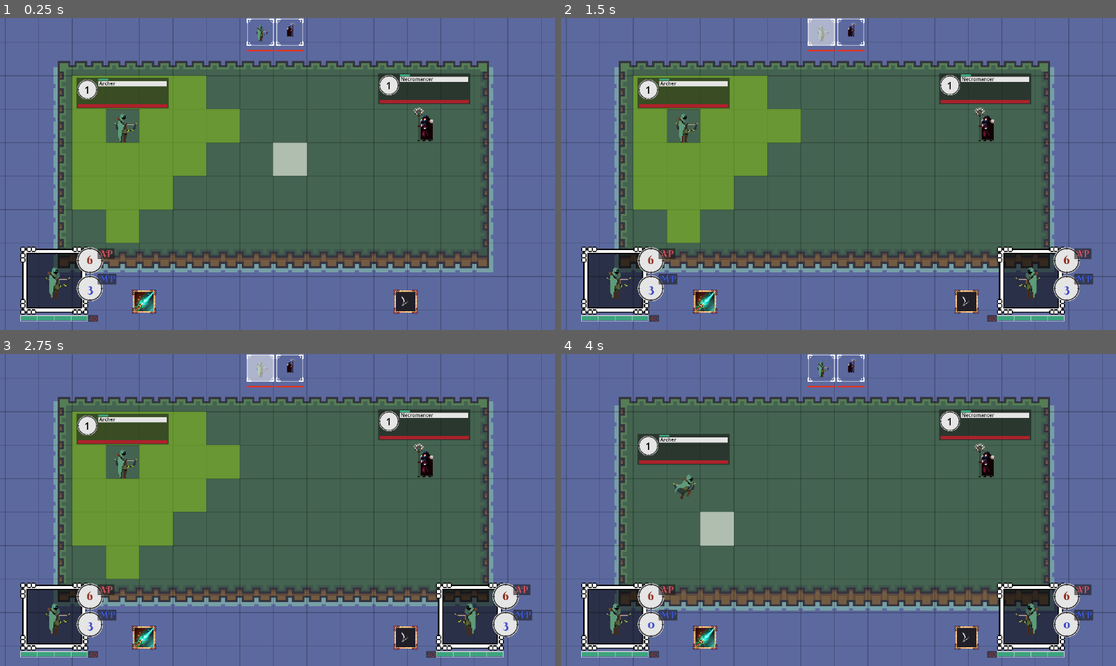
Above: before the commit, frames 1-4 (two rows, left to right).
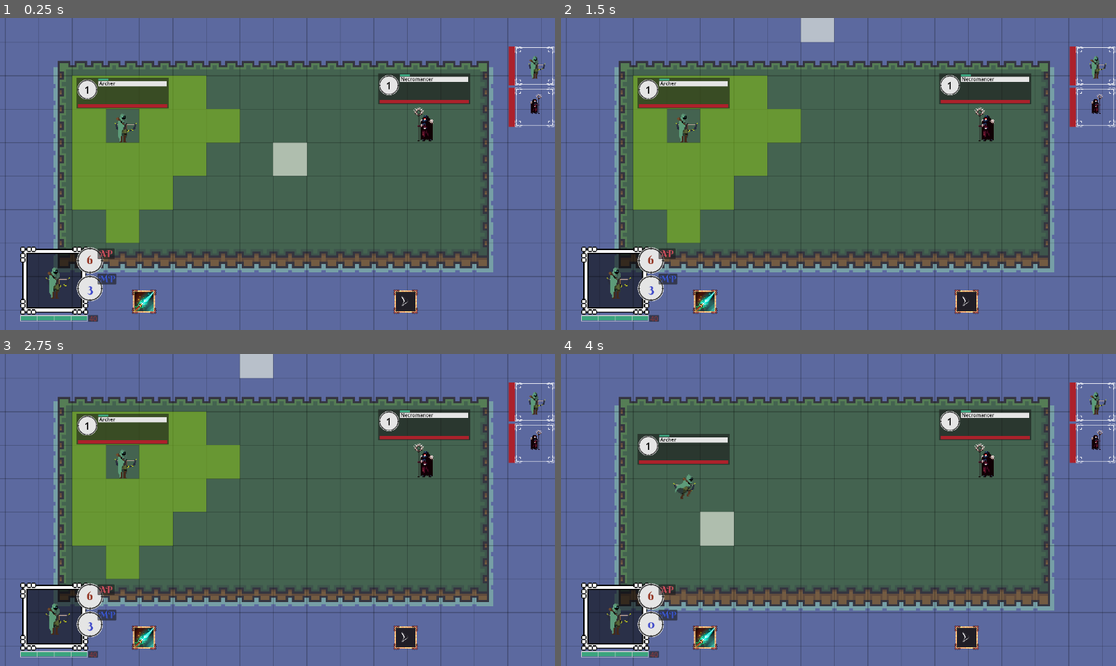
Above: after the commit, the same moments.

Repository: Xeronax/laughing-arrow
Game: Godot game, scene res://Main.tscn
The game is run twice, just before and just after one commit, with the same random seed, the same clock (stepped at 60 frames per second) and the same inputs.
Inputs (mouse positions are in pixels of both pictures, inside the frame that each line leads up to):
- Up to frame 1 (0.25 s): no input
- Up to frame 2 (1.5 s): click (821, 33) at 0.52 s; click (821, 33) at 1.27 s
- Up to frame 3 (2.75 s): click (260, 369) at 2.02 s
- Up to frame 4 (4 s): move the mouse to (960, 494) at 2.77 s; click (960, 494) at 2.92 s; tap Enter at 3.5 s; move the mouse to (727, 525) at 3.52 s; click (727, 525) at 3.67 s

The runs differ from the first frame. In frame 1, 0.9% of the frame differs, in the area x 44-100%, y 0-35%; in frame 2, 4.4%; in frame 3, 4.4%, in the area x 43-100%, y 0-98%; in frame 4, 4.3%.

Commit message:
turn list changed

Diff:
--- a/Main.tscn
+++ b/Main.tscn
@@ -544,12 +544,11 @@
 
 [node name="UI" type="CanvasLayer" parent="."]
 
-[node name="TurnList" parent="UI" node_paths=PackedStringArray("_battle_manager") instance=ExtResource("7_50md7")]
-offset_left = -64.0
-offset_top = 1.0
-offset_right = 54.0
-offset_bottom = 51.0
-_battle_manager = NodePath("../../BattleManager")
+[node name="TurnList" parent="UI" instance=ExtResource("7_50md7")]
+offset_left = -119.0
+offset_top = -216.0
+offset_right = -1.0
+offset_bottom = 91.0
 
 [node name="HBoxContainer" type="HBoxContainer" parent="UI"]
 anchors_preset = 7
--- a/ui/turn_order/CharacterBox.tscn
+++ b/ui/turn_order/CharacterBox.tscn
@@ -2,6 +2,8 @@
 
 [ext_resource type="Script" path="res://ui/turn_order/character_box.gd" id="1_gmcrw"]
 [ext_resource type="Texture2D" uid="uid://djsok1jun5fdd" path="res://art/Pxiel Art UI borders.png" id="2_ho480"]
+[ext_resource type="Texture2D" uid="uid://c5pl30ulif5fm" path="res://art/Wenrexa Interface UI KIT #4/PNG/ProgressBar_05/BarV5_Bar.png" id="3_4a05x"]
+[ext_resource type="Texture2D" uid="uid://dhuhtlyuulk14" path="res://art/Wenrexa Interface UI KIT #4/PNG/ProgressBar_05/BarV5_ProgressBar.png" id="4_y6mdo"]
 
 [sub_resource type="StyleBoxEmpty" id="StyleBoxEmpty_ds75n"]
 
@@ -20,23 +22,22 @@
 [sub_resource type="StyleBoxFlat" id="StyleBoxFlat_jwisc"]
 bg_color = Color(0.6, 0.6, 0.6, 0)
 
-[sub_resource type="StyleBoxFlat" id="StyleBoxFlat_ak4aj"]
-
-[sub_resource type="StyleBoxFlat" id="StyleBoxFlat_x8p64"]
-bg_color = Color(0.921569, 0.192157, 0.105882, 1)
-
-[node name="VSplitContainer" type="VSplitContainer"]
-offset_right = 10.0
-offset_bottom = 11.0
-size_flags_horizontal = 3
-size_flags_vertical = 3
-theme_override_constants/separation = 0
-dragger_visibility = 1
+[node name="Control" type="Control"]
+clip_contents = true
+custom_minimum_size = Vector2(95, 82)
+layout_mode = 3
+anchors_preset = 0
+offset_right = 95.0
+offset_bottom = 82.0
 script = ExtResource("1_gmcrw")
 
 [node name="ARContainer" type="PanelContainer" parent="."]
+clip_contents = true
 layout_direction = 1
 layout_mode = 2
+offset_left = 13.0
+offset_right = 94.0
+offset_bottom = 81.0
 size_flags_vertical = 3
 theme_override_styles/panel = SubResource("StyleBoxEmpty_ds75n")
 
@@ -59,11 +60,14 @@
 theme_override_styles/hover = SubResource("StyleBoxFlat_xdyxq")
 theme_override_styles/normal = SubResource("StyleBoxFlat_jwisc")
 
-[node name="HealthBar" type="ProgressBar" parent="."]
-custom_minimum_size = Vector2(0, 3)
-layout_mode = 2
-size_flags_vertical = 10
-size_flags_stretch_ratio = 0.1
-theme_override_styles/background = SubResource("StyleBoxFlat_ak4aj")
-theme_override_styles/fill = SubResource("StyleBoxFlat_x8p64")
-show_percentage = false
+[node name="HealthBar" type="TextureProgressBar" parent="."]
+clip_contents = true
+layout_mode = 0
+offset_left = 13.0
+offset_right = 285.0
+offset_bottom = 21.0
+rotation = 1.5708
+scale = Vector2(0.298, 0.615)
+fill_mode = 3
+texture_under = ExtResource("3_4a05x")
+texture_progress = ExtResource("4_y6mdo")
--- a/ui/turn_order/TurnList.tscn
+++ b/ui/turn_order/TurnList.tscn
@@ -2,15 +2,33 @@
 
 [ext_resource type="Script" path="res://ui/turn_order/turn_list.gd" id="1_kiutt"]
 
-[node name="TurnList" type="HBoxContainer"]
-anchors_preset = 5
-anchor_left = 0.5
-anchor_right = 0.5
-offset_left = -81.0
-offset_right = 83.0
-offset_bottom = 23.0
-grow_horizontal = 2
+[node name="Control" type="Control"]
+layout_mode = 3
+anchors_preset = 6
+anchor_left = 1.0
+anchor_top = 0.5
+anchor_right = 1.0
+anchor_bottom = 0.5
+grow_horizontal = 0
+grow_vertical = 2
+
+[node name="TurnList" type="ScrollContainer" parent="."]
+layout_mode = 1
+anchors_preset = 6
+anchor_left = 1.0
+anchor_top = 0.5
+anchor_right = 1.0
+anchor_bottom = 0.5
+offset_left = -95.0
+offset_top = -203.0
+offset_bottom = 127.0
+grow_horizontal = 0
+grow_vertical = 2
 size_flags_horizontal = 2
 size_flags_vertical = 2
-alignment = 1
 script = ExtResource("1_kiutt")
+
+[node name="VBox" type="VBoxContainer" parent="TurnList"]
+layout_mode = 2
+size_flags_horizontal = 3
+size_flags_vertical = 3
--- a/ui/turn_order/character_box.gd
+++ b/ui/turn_order/character_box.gd
@@ -1,9 +1,9 @@
-extends VSplitContainer
+extends Control
 
 @onready var character_icon: TextureRect = $ARContainer/CharacterImage
 @onready var focus_button: Button = $ARContainer/Button
 @onready var border: TextureRect = $ARContainer/Border
-@onready var hp_bar: ProgressBar = $HealthBar
+@onready var hp_bar: TextureProgressBar = $HealthBar
 
 var character: BattleCharacter
 
@@ -14,6 +14,7 @@
 
 func _ready() -> void:
 	focus_button.pressed.connect(_on_click)
+	Global.set_ui_children(self)
 
 func _on_click() -> void:
 	Global.set_current_target(character)
--- a/ui/turn_order/turn_list.gd
+++ b/ui/turn_order/turn_list.gd
@@ -1,12 +1,12 @@
-extends HBoxContainer
+extends ScrollContainer
 
-@export var _battle_manager: Node2D
+@onready var container: VBoxContainer = $VBox
 
 var _character_box: PackedScene = preload("res://ui/turn_order/CharacterBox.tscn")
-
 # Called when the node enters the scene tree for the first time.
 func _ready() -> void:
-	_battle_manager.participants_populated.connect(_create_list)
+	await(Global.all_ready)
+	Global.battle_manager.participants_populated.connect(_create_list)
 	Global.set_ui_children(self)
 
 func _get_box(character: BattleCharacter) -> Variant:
@@ -22,7 +22,7 @@
 
 func _create_character_box(character: BattleCharacter) -> void:
 	var instance = _character_box.instantiate()
-	add_child(instance)
+	container.add_child(instance)
 	instance.character_icon.texture = character.sprite_component.portrait
 	instance.character = character
 	character.stats.hp_changed.connect(instance.update_hp_bar)
Not shown, changed: .gitignore
